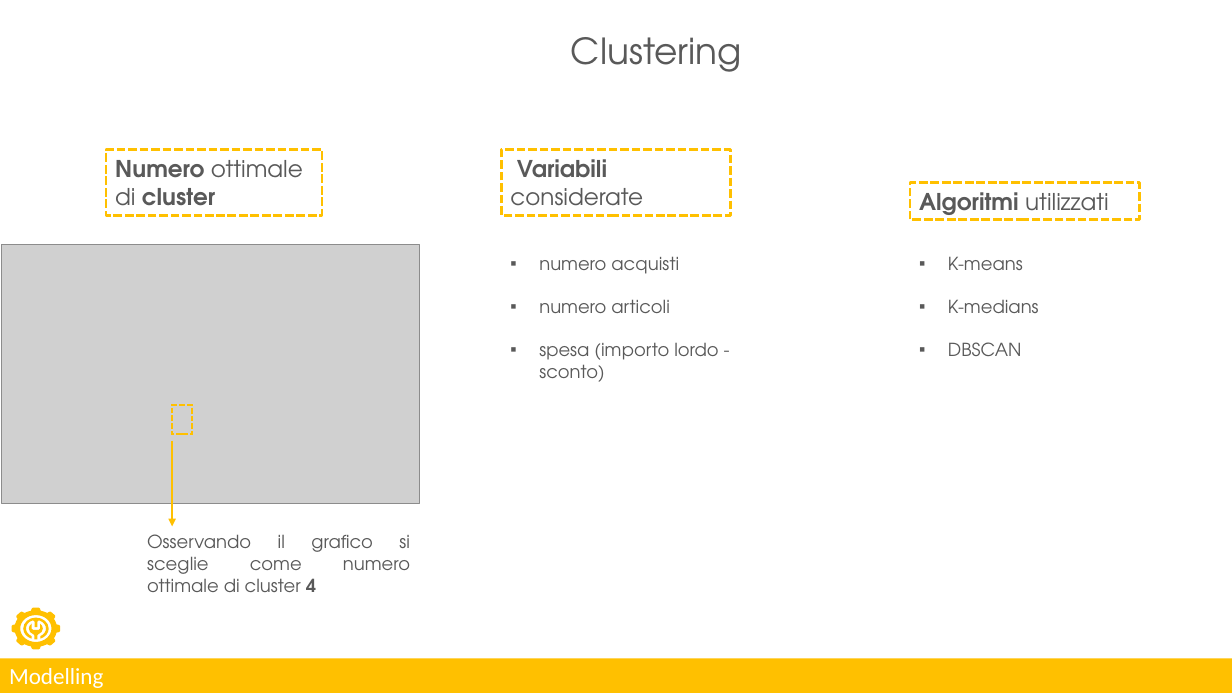
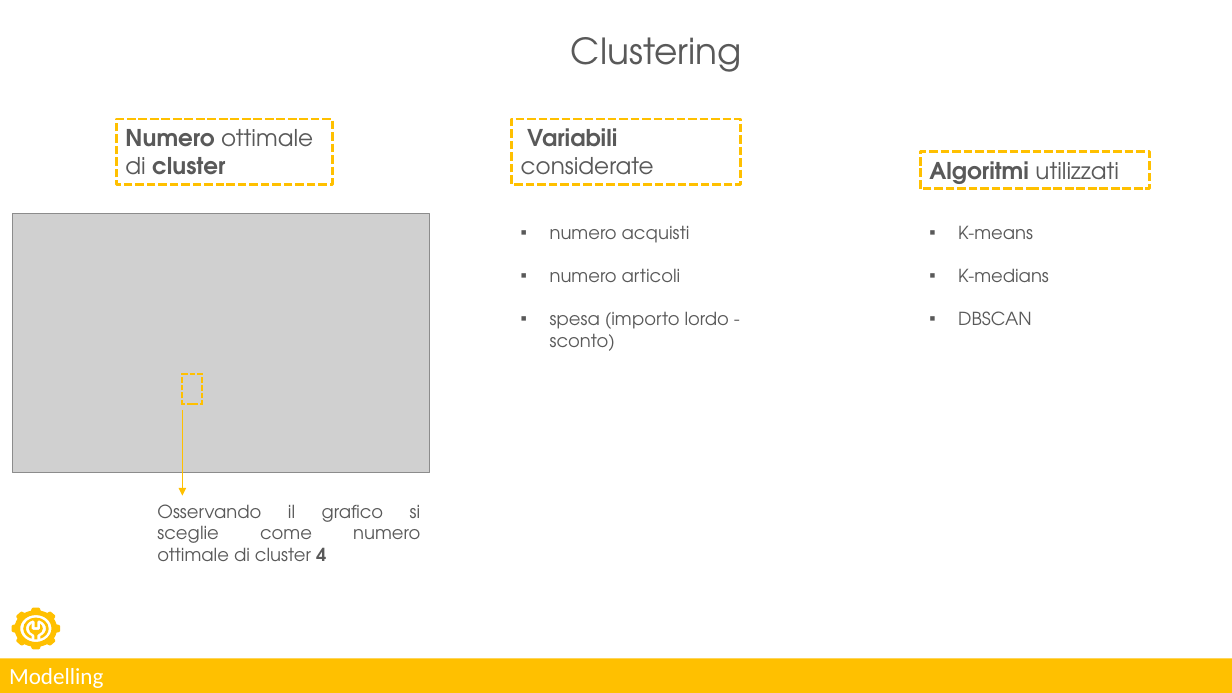
Before and after one commit to lorenzlorg/Digital-Marketing-Data-Science-Lab-Project, a slide deck: slide 10 of Presentazione_digital_marketing.pptx. Drawn at 1232x693 pixels with LibreOffice and Linux fonts; fonts in the diff are those of the drawing; grey boxes stand for pictures. Boxes give left, top, right and bottom in pixels: in the first picture for what was removed or moved away, otherwise in the second. Text is boxed around its words. In the diff, an @@ line names an element or a change of style, - is before the commit and + after.

```diff
--- a/Presentazione_digital_marketing.pptx
+++ b/Presentazione_digital_marketing.pptx
@@ 4 rectangles, 3 texts, 1 picture, 1 arrow: place and size @@
-4 rectangles, 3 texts, 1 picture, 1 arrow at (2, 150, 1140, 592)
+4 rectangles, 3 texts, 1 picture, 1 arrow at (12, 119, 1150, 561)
```
Also in this commit, not shown: 6 other slides changed, 7 other files.
